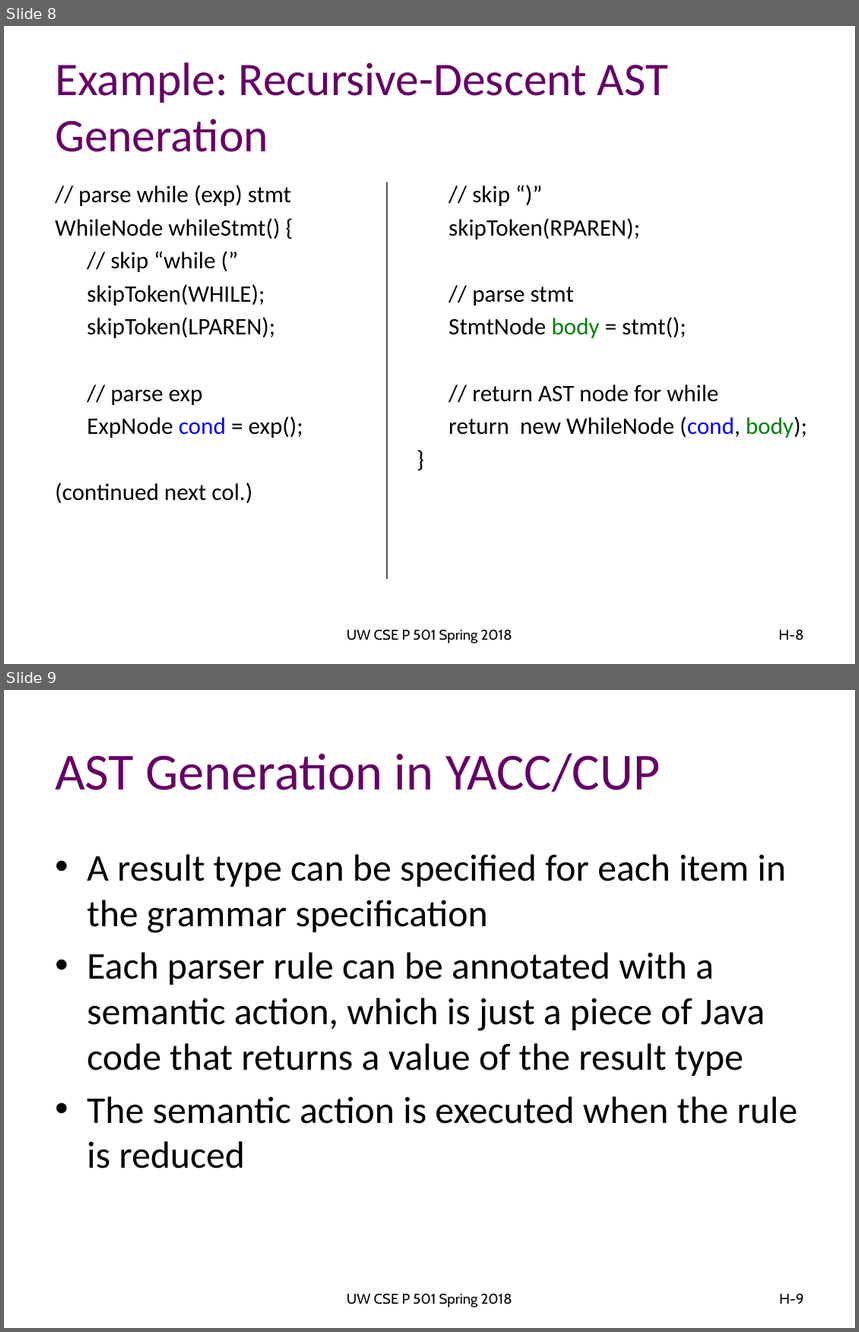
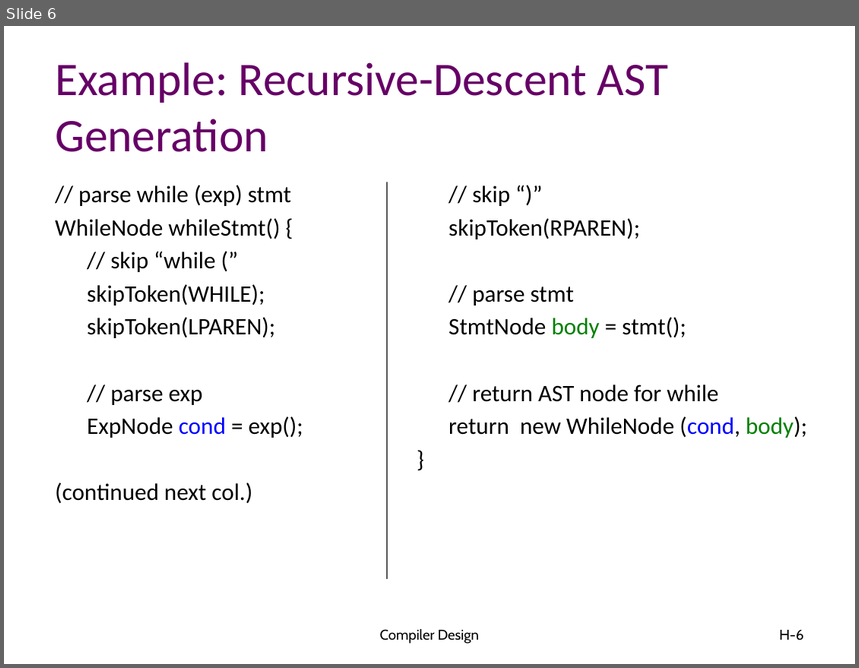
Before and after one commit to atu-se/atu.innomadic.com, a slide deck: courses/compilers/lectures/H-ASTs.pptx. Shown one above the other, each under a label of ours: slides 8 and 9 before the commit, slide 6 after it. The pictures are 859x1332 and 859x668 pixels, drawn with LibreOffice and Linux fonts; fonts in the diff are those of the drawing. Boxes give left, top, right and bottom in pixels: in the first picture for what was removed or moved away, otherwise in the second. Text is boxed around its words. In the diff, an @@ line names an element or a change of style, - is before the commit and + after.

```diff
--- a/courses/compilers/lectures/H-ASTs.pptx
+++ b/courses/compilers/lectures/H-ASTs.pptx
@@ slide 9 removed at <box>4,690,855,1328</box>, background #FFFFFF @@
@@ title removed at <box>55,753,661,792</box> @@
-AST Generation in YACC/CUP
@@ text removed at <box>87,854,798,1169</box> @@
-• A result type can be specified for each item in the grammar specification
-• Each parser rule can be annotated with a semantic action, which is just a piece of Java code that returns a value of the result type
-• The semantic action is executed when the rule is reduced
@@ text removed at <box>347,1293,512,1308</box> @@
-UW CSE P 501 Spring 2018
@@ page number removed at <box>779,1293,804,1304</box> @@
-H-9
@@ what was slide 8 is now slide 6 @@
@@ slide 6 changed as well @@
@@ text at <box>380,629,479,644</box>: text changed @@
-UW CSE P 501 Spring 2018
+Compiler Design
@@ page number at <box>779,630,804,641</box>: text changed @@
-H-8
+H-6
```
Also in this commit, not shown: 25 other slides changed, 3 other slides removed, 1 other file.
